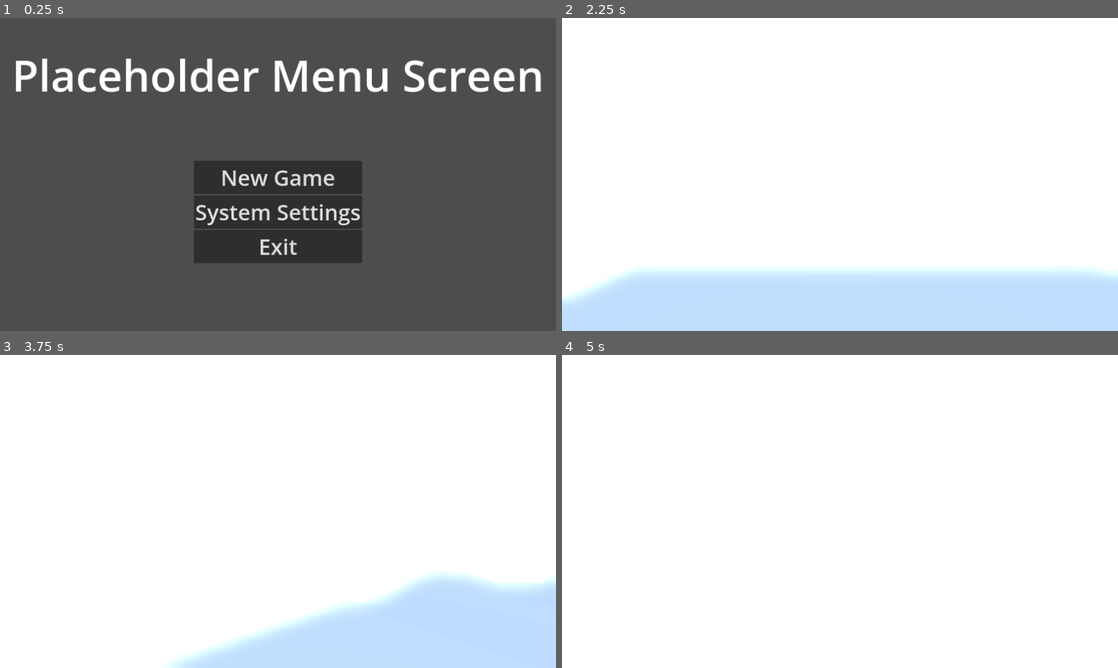
Above: before the commit, frames 1-4 (two rows, left to right).
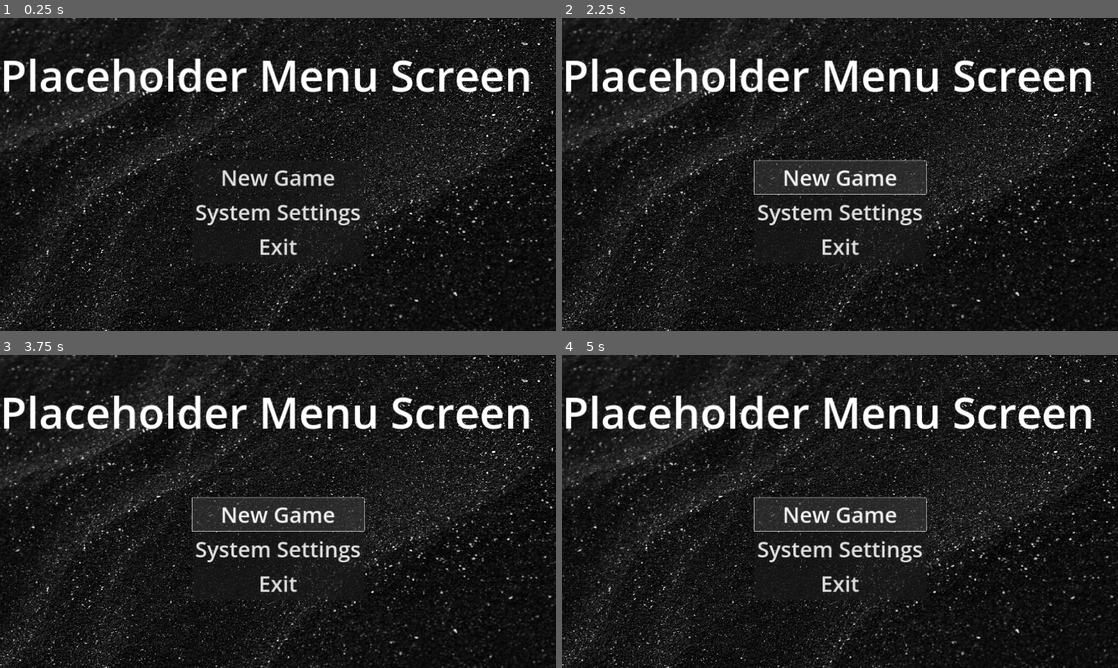
Above: after the commit, the same moments.

Repository: Zapiltar-E7/MenuConcept
Game: Godot game, scene res://Menus/main_menu_PHDR.tscn
Two runs of this game, one before a commit and one after it. Both use one fixed random seed, a clock stepped at 60 frames per second and the inputs below.
Inputs (mouse positions are in pixels of both pictures, inside the frame that each line leads up to):
- Up to frame 1 (0.25 s): no input
- Up to frame 2 (2.25 s): click "System Settings" at 0.5 s; click "Back" at 1.25 s; click "New Game" at 2 s
- Up to frame 3 (3.75 s): click (278, 514) at 2.75 s, where only the run after the commit has a clickable "New Game"; tap Enter at 3.5 s; move the mouse to (305, 511) at 3.52 s; hold W (move_forward) from 3.53 s (still down); tap F (block) at 3.6 s
- Up to frame 4 (5 s): keep holding W (move_forward); tap Space (jump) at 3.77, 4.52 s; move the mouse to (812, 511) at 4.27 s; tap Q (cast_spell) at 4.35 s

The runs differ from the first frame. In frame 1, 89% of the frame differs, in the area x 0-100%, y 0-100%; in frame 2, 97%; in frame 3, 97%; in frame 4, 97%.

Commit message:
Condensing all Main Menu UI
Condensed all Main Menu UI to run in the same scene,
Fixed volume spike at launch
Currently broken: "ui_cancel" not working as intended on Keybinds screen

Diff:
--- a/soul-like-shenanigans/Character3D/PlayerController.tscn
+++ b/soul-like-shenanigans/3D Discontinued Assets/Character3D/PlayerController.tscn
@@ -1,6 +1,6 @@
 [gd_scene load_steps=4 format=3 uid="uid://hos5xl0do5o3"]
 
-[ext_resource type="Script" path="res://Character3D/player_controller.gd" id="1_3jdj5"]
+[ext_resource type="Script" path="res://3D Discontinued Assets/Character3D/player_controller.gd" id="1_3jdj5"]
 
 [sub_resource type="CapsuleShape3D" id="CapsuleShape3D_5i1yx"]
 
--- a/soul-like-shenanigans/Menus/main_menu_PHDR.tscn
+++ b/soul-like-shenanigans/Menus/main_menu_PHDR.tscn
@@ -1,6 +1,9 @@
-[gd_scene load_steps=5 format=3 uid="uid://6yocw0mwpx13"]
+[gd_scene load_steps=8 format=3 uid="uid://6yocw0mwpx13"]
 
 [ext_resource type="Script" path="res://Menus/scripts/main_menu_phdr.gd" id="1_gpwtt"]
+[ext_resource type="Texture2D" uid="uid://c01ek7x4ckffb" path="res://audio/adrien-olichon-RCAhiGJsUUE-unsplash.jpg" id="2_ap1sn"]
+[ext_resource type="PackedScene" uid="uid://envu7citva8h" path="res://Menus/system_settings.tscn" id="2_y70mu"]
+[ext_resource type="PackedScene" uid="uid://d3ula0ymkyvam" path="res://Menus/keybinds.tscn" id="3_kiphy"]
 
 [sub_resource type="SystemFont" id="SystemFont_k0n8r"]
 font_names = PackedStringArray("Comic Sans MS")
@@ -11,7 +14,7 @@
 [sub_resource type="SystemFont" id="SystemFont_0ll33"]
 font_names = PackedStringArray("Comic Sans MS")
 
-[node name="Main Menu" type="Control"]
+[node name="Main Menu UI" type="Control"]
 layout_mode = 3
 anchors_preset = 15
 anchor_right = 1.0
@@ -20,10 +23,31 @@
 grow_vertical = 2
 script = ExtResource("1_gpwtt")
 
-[node name="Label" type="Label" parent="."]
+[node name="TextureRect" type="TextureRect" parent="."]
+layout_mode = 1
+anchors_preset = 15
+anchor_right = 1.0
+anchor_bottom = 1.0
+offset_left = -2040.0
+offset_top = -1460.0
+offset_right = 2040.0
+offset_bottom = 1460.0
+grow_horizontal = 2
+grow_vertical = 2
+texture = ExtResource("2_ap1sn")
+
+[node name="Start Screen" type="Control" parent="."]
+unique_name_in_owner = true
+layout_mode = 3
+anchors_preset = 0
+offset_right = 40.0
+offset_bottom = 40.0
+
+[node name="Game Title" type="Label" parent="Start Screen"]
 layout_mode = 1
 anchors_preset = 10
 anchor_right = 1.0
+offset_right = 1798.0
 offset_bottom = 394.0
 grow_horizontal = 2
 theme_override_font_sizes/font_size = 150
@@ -31,38 +55,47 @@
 horizontal_alignment = 1
 vertical_alignment = 1
 
-[node name="VBoxContainer" type="VBoxContainer" parent="."]
+[node name="VBoxContainer" type="VBoxContainer" parent="Start Screen"]
 layout_mode = 1
 anchors_preset = 7
 anchor_left = 0.5
 anchor_top = 1.0
 anchor_right = 0.5
 anchor_bottom = 1.0
-offset_left = -290.0
-offset_top = -587.0
-offset_right = 290.0
-offset_bottom = -131.0
+offset_left = 643.5
+offset_top = 453.0
+offset_right = 1236.5
+offset_bottom = 909.0
 grow_horizontal = 2
 grow_vertical = 0
 
-[node name="New Game" type="Button" parent="VBoxContainer"]
+[node name="New Game" type="Button" parent="Start Screen/VBoxContainer"]
 layout_mode = 2
 theme_override_fonts/font = SubResource("SystemFont_k0n8r")
 theme_override_font_sizes/font_size = 75
 text = "New Game"
 
-[node name="System Settings" type="Button" parent="VBoxContainer"]
+[node name="Settings Button" type="Button" parent="Start Screen/VBoxContainer"]
 layout_mode = 2
 theme_override_fonts/font = SubResource("SystemFont_elquo")
 theme_override_font_sizes/font_size = 75
 text = "System Settings"
 
-[node name="Exit" type="Button" parent="VBoxContainer"]
+[node name="Exit" type="Button" parent="Start Screen/VBoxContainer"]
 layout_mode = 2
 theme_override_fonts/font = SubResource("SystemFont_0ll33")
 theme_override_font_sizes/font_size = 75
 text = "Exit"
 
-[connection signal="pressed" from="VBoxContainer/New Game" to="." method="_on_new_game_pressed"]
-[connection signal="pressed" from="VBoxContainer/System Settings" to="." method="_on_system_settings_pressed"]
-[connection signal="pressed" from="VBoxContainer/Exit" to="." method="_on_exit_pressed"]
+[node name="System Settings" parent="." instance=ExtResource("2_y70mu")]
+unique_name_in_owner = true
+visible = false
+layout_mode = 1
+
+[node name="Keybinds" parent="." instance=ExtResource("3_kiphy")]
+unique_name_in_owner = true
+visible = false
+layout_mode = 1
+
+[connection signal="pressed" from="Start Screen/VBoxContainer/Settings Button" to="." method="_on_settings_button_pressed"]
+[connection signal="pressed" from="Start Screen/VBoxContainer/Exit" to="." method="_on_exit_pressed"]
--- a/soul-like-shenanigans/Menus/menu_music.tscn
+++ b/soul-like-shenanigans/Menus/menu_music.tscn
@@ -7,4 +7,5 @@
 stream = ExtResource("1_baofa")
 volume_db = -14.991
 bus = &"Music"
+parameters/looping = true
 script = ExtResource("1_mqt5e")
--- a/soul-like-shenanigans/Menus/scripts/keybinds_phdr.gd
+++ b/soul-like-shenanigans/Menus/scripts/keybinds_phdr.gd
@@ -87,8 +87,11 @@
 			remapping_button = null
 
 			accept_event()
-	elif event.is_action_pressed("ui_cancel"):
-		get_tree().change_scene_to_file("res://Menus/system_settings.tscn")
+	if !is_remapping:
+		if event.is_action_pressed("ui_cancel"):
+			%Keybinds.visible = false
+			%"System Settings".visible = true
+
 
 
 func _update_action_list(button, event):
@@ -96,7 +99,9 @@
 
 
 func _on_back_pressed():
-	get_tree().change_scene_to_file("res://Menus/system_settings.tscn")
+	%Keybinds.visible = false
+	%"System Settings".visible = true
+
 
 
 
--- a/soul-like-shenanigans/Menus/scripts/main_menu_phdr.gd
+++ b/soul-like-shenanigans/Menus/scripts/main_menu_phdr.gd
@@ -10,15 +10,15 @@
 	pass
 
 func _input(event):
-	if event.is_action_pressed("ui_cancel"):
-		get_tree().quit()
+	pass
 
 func _on_new_game_pressed():
-	get_tree().change_scene_to_file("res://test_level.tscn")
+	pass
 
 
-func _on_system_settings_pressed():
-	get_tree().change_scene_to_file("res://Menus/system_settings.tscn")
+func _on_settings_button_pressed():
+	%"Start Screen".visible = false
+	%"System Settings".visible = true
 
 func _on_exit_pressed():
 	get_tree().quit()
--- a/soul-like-shenanigans/Menus/scripts/system_settings.gd
+++ b/soul-like-shenanigans/Menus/scripts/system_settings.gd
@@ -19,13 +19,16 @@
 
 func _input(event):
 	if event.is_action_pressed("ui_cancel"):
-		get_tree().change_scene_to_file("res://Menus/main_menu_PHDR.tscn")
+		%"Start Screen".visible = true
+		%"System Settings".visible = false
 func _on_back_pressed():
-	get_tree().change_scene_to_file("res://Menus/main_menu_PHDR.tscn")
+	%"Start Screen".visible = true
+	%"System Settings".visible = false
 
 
 func _on_keybinds_pressed():
-	get_tree().change_scene_to_file("res://Menus/keybinds.tscn")
+	%"System Settings".visible = false
+	%Keybinds.visible = true
 
 
 func _on_screen_mode_item_selected(index):
--- a/soul-like-shenanigans/Menus/system_settings.tscn
+++ b/soul-like-shenanigans/Menus/system_settings.tscn
@@ -120,7 +120,7 @@
 theme_override_font_sizes/font_size = 75
 text = "Back"
 
-[node name="Keybinds" type="Button" parent="."]
+[node name="Keybind Button" type="Button" parent="."]
 layout_mode = 1
 anchors_preset = 7
 anchor_left = 0.5
@@ -143,4 +143,4 @@
 [connection signal="drag_ended" from="PanelContainer/MarginContainer/VBoxContainer/ScrollContainer/VBoxContainer/MusicVolume" to="." method="_on_music_volume_drag_ended"]
 [connection signal="value_changed" from="PanelContainer/MarginContainer/VBoxContainer/ScrollContainer/VBoxContainer/MusicVolume" to="." method="_on_music_volume_value_changed"]
 [connection signal="pressed" from="Back" to="." method="_on_back_pressed"]
-[connection signal="pressed" from="Keybinds" to="." method="_on_keybinds_pressed"]
+[connection signal="pressed" from="Keybind Button" to="." method="_on_keybinds_pressed"]
--- a/soul-like-shenanigans/project.godot
+++ b/soul-like-shenanigans/project.godot
@@ -18,6 +18,8 @@
 boot_splash/fullsize=false
 boot_splash/use_filter=false
 config/icon="res://icon.svg"
+run/bg_color=Color(0, 0, 0, 1)
+run/use_filter=false
 
 [autoload]
 
--- /dev/null
+++ b/soul-like-shenanigans/start_screen.tscn
@@ -0,0 +1,60 @@
+[gd_scene load_steps=4 format=3 uid="uid://bu8mn825nvghb"]
+
+[sub_resource type="SystemFont" id="SystemFont_k0n8r"]
+font_names = PackedStringArray("Comic Sans MS")
+
+[sub_resource type="SystemFont" id="SystemFont_elquo"]
+font_names = PackedStringArray("Comic Sans MS")
+
+[sub_resource type="SystemFont" id="SystemFont_0ll33"]
+font_names = PackedStringArray("Comic Sans MS")
+
+[node name="Start Screen" type="Control"]
+layout_mode = 3
+anchors_preset = 0
+offset_right = 40.0
+offset_bottom = 40.0
+
+[node name="Game Title" type="Label" parent="."]
+layout_mode = 1
+anchors_preset = 10
+anchor_right = 1.0
+offset_right = 1798.0
+offset_bottom = 394.0
+grow_horizontal = 2
+theme_override_font_sizes/font_size = 150
+text = "Placeholder Menu Screen"
+horizontal_alignment = 1
+vertical_alignment = 1
+
+[node name="VBoxContainer" type="VBoxContainer" parent="."]
+layout_mode = 1
+anchors_preset = 7
+anchor_left = 0.5
+anchor_top = 1.0
+anchor_right = 0.5
+anchor_bottom = 1.0
+offset_left = 643.5
+offset_top = 453.0
+offset_right = 1236.5
+offset_bottom = 909.0
+grow_horizontal = 2
+grow_vertical = 0
+
+[node name="New Game" type="Button" parent="VBoxContainer"]
+layout_mode = 2
+theme_override_fonts/font = SubResource("SystemFont_k0n8r")
+theme_override_font_sizes/font_size = 75
+text = "New Game"
+
+[node name="Settings Button" type="Button" parent="VBoxContainer"]
+layout_mode = 2
+theme_override_fonts/font = SubResource("SystemFont_elquo")
+theme_override_font_sizes/font_size = 75
+text = "System Settings"
+
+[node name="Exit" type="Button" parent="VBoxContainer"]
+layout_mode = 2
+theme_override_fonts/font = SubResource("SystemFont_0ll33")
+theme_override_font_sizes/font_size = 75
+text = "Exit"
Renamed: soul-like-shenanigans/Character3D/player_controller.gd -> soul-like-shenanigans/3D Discontinued Assets/Character3D/player_controller.gd
Renamed: soul-like-shenanigans/floor tileset/floors.glb -> soul-like-shenanigans/3D Discontinued Assets/floor tileset/floors.glb
Not shown, changed: soul-like-shenanigans/3D Discontinued Assets/floor tileset/floors.glb.import
Renamed: soul-like-shenanigans/floors.tres -> soul-like-shenanigans/3D Discontinued Assets/floors.tres
Renamed: soul-like-shenanigans/floors.tscn -> soul-like-shenanigans/3D Discontinued Assets/floors.tscn
Renamed: soul-like-shenanigans/test_level.tscn -> soul-like-shenanigans/3D Discontinued Assets/test_level.tscn
Binary file added: soul-like-shenanigans/audio/adrien-olichon-RCAhiGJsUUE-unsplash.jpg
Not shown, added: soul-like-shenanigans/audio/adrien-olichon-RCAhiGJsUUE-unsplash.jpg.import
